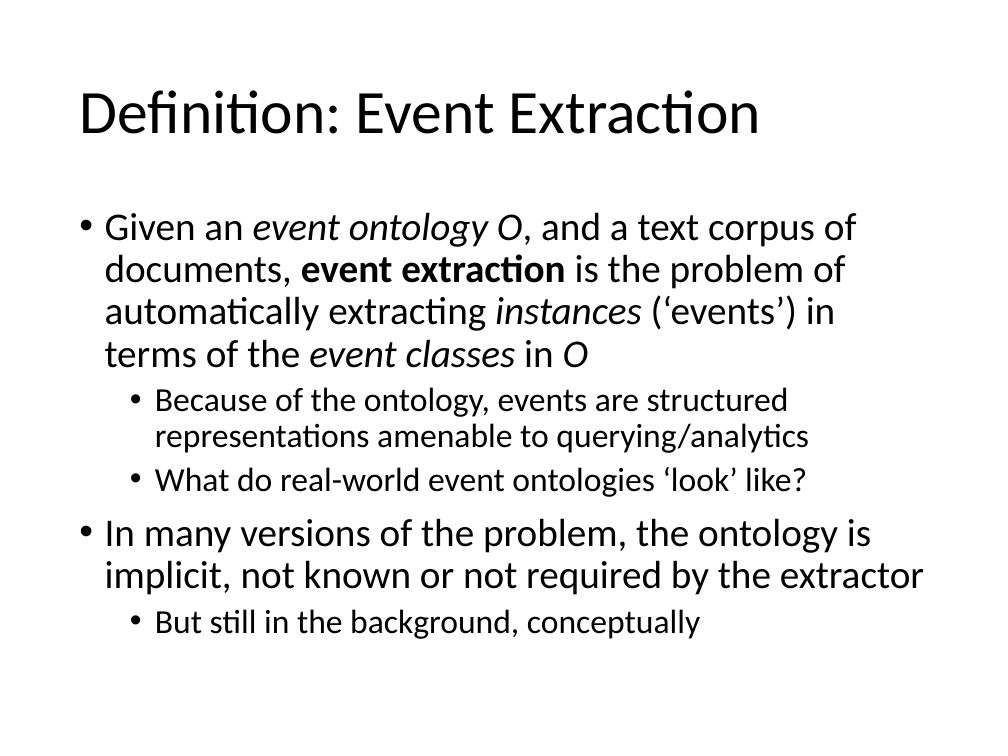
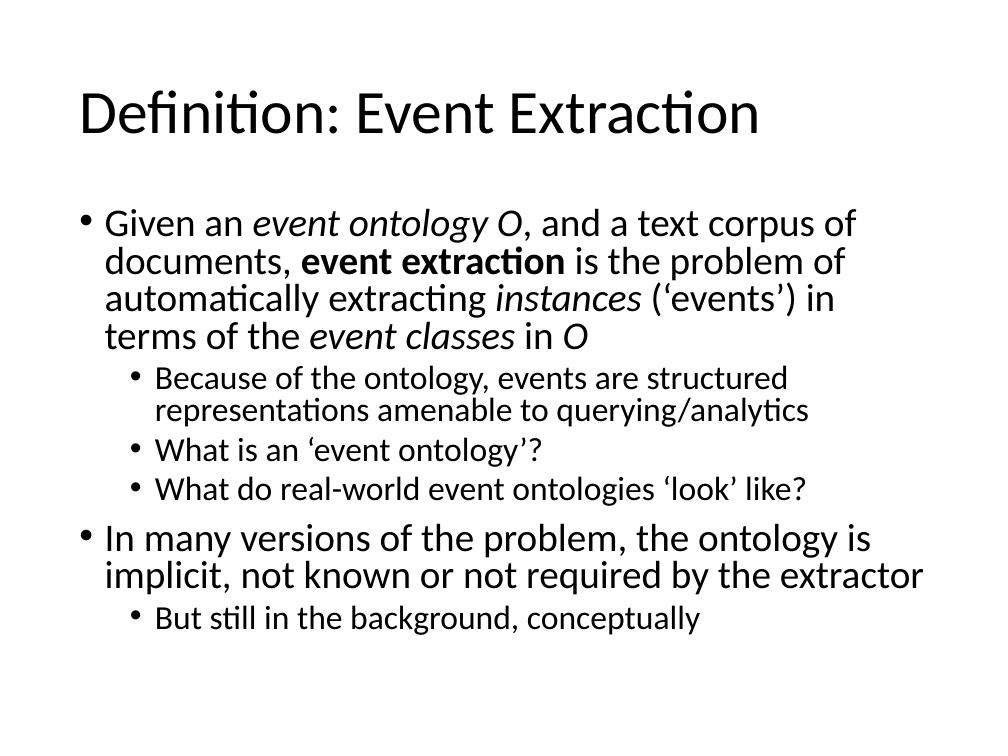
Before and after one commit to evhart/smasac-tutorial, a slide deck: slide 6 of slides/pptx/5-event-extraction.pptx (slide 4 before the commit). Drawn at 1008x756 pixels with LibreOffice and Linux fonts; fonts in the diff are those of the drawing. Boxes give left, top, right and bottom in pixels: in the first picture for what was removed or moved away, otherwise in the second. Text is boxed around its words. In the diff, an @@ line names an element or a change of style, - is before the commit and + after.

```diff
--- a/slides/pptx/5-event-extraction.pptx
+++ b/slides/pptx/5-event-extraction.pptx
@@ text at [105,208,924,635]: line spacing 0.9 to 0.8 @@
@@ text at [155,437,543,467]: paragraph added @@
+  • What is an ‘event ontology’?
```
Also in this commit, not shown: 3 other slides changed, 4 slides added, 9 other files.
